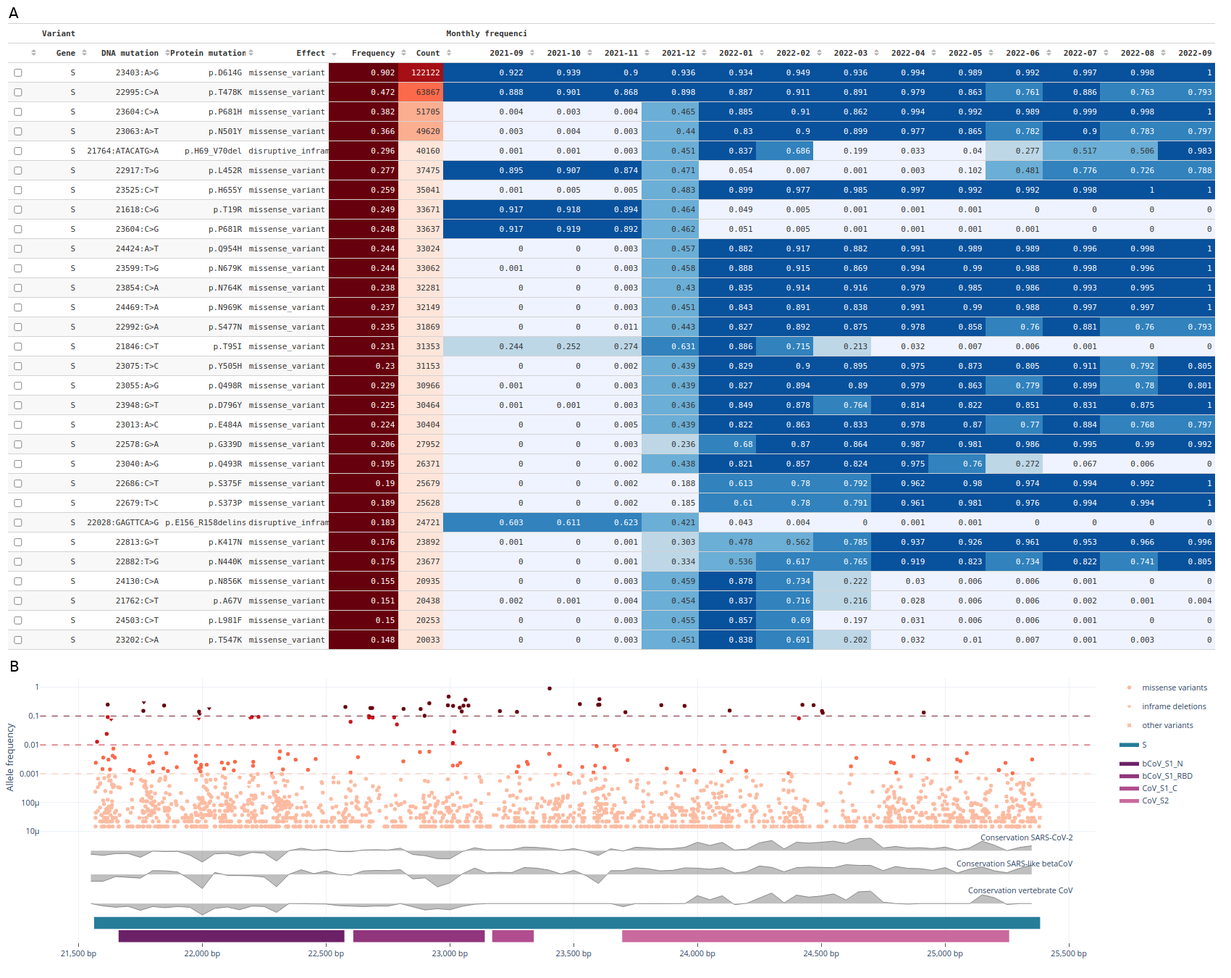
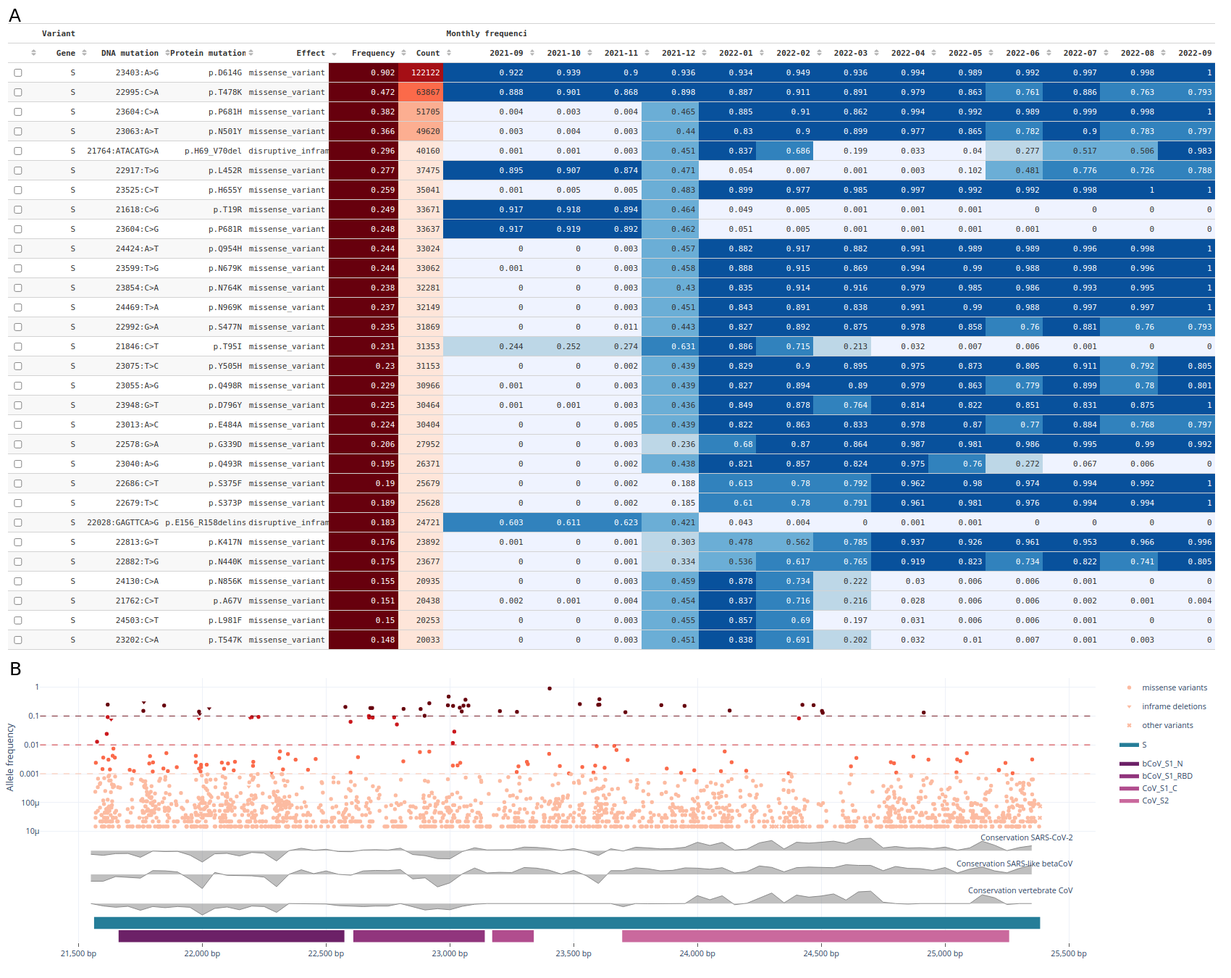
Comparing the layer stacks of the two 1231px x 978px images. Changes:
painted on "B" over [10,660,21,675]
painted on "A" over [8,7,21,22]
